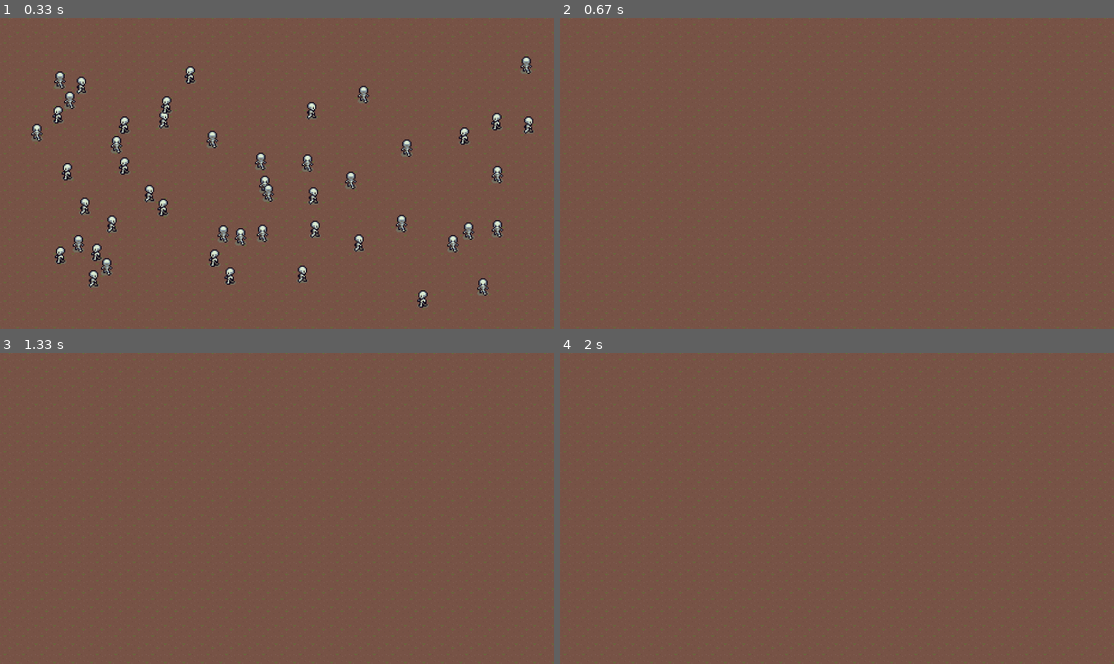
Above: before the commit, frames 1-4 (two rows, left to right).
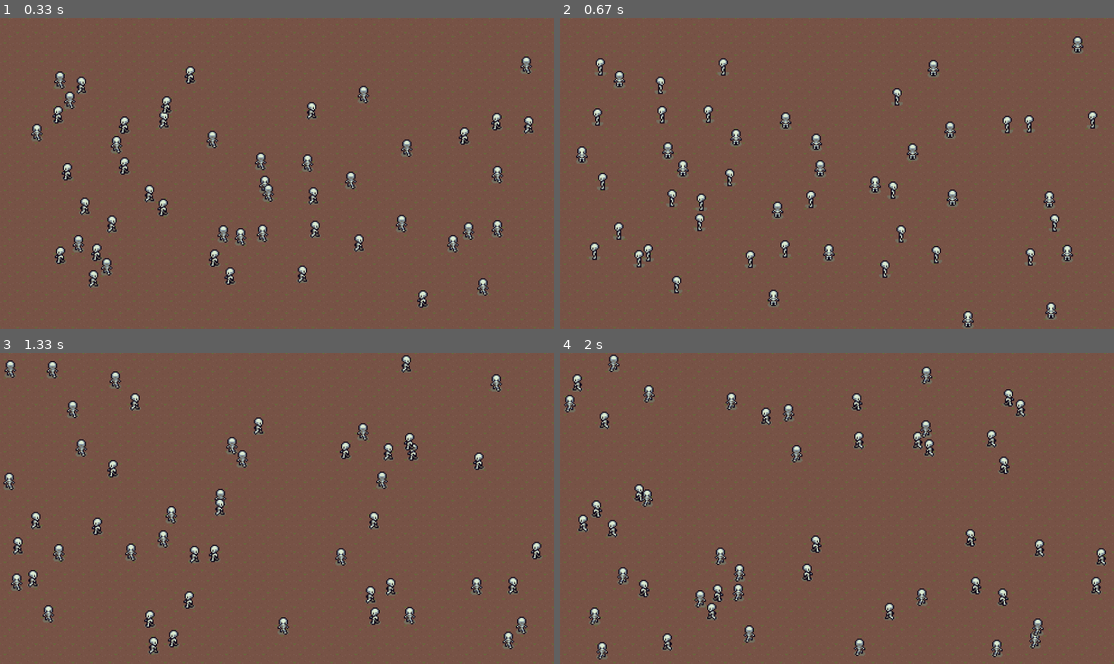
Above: after the commit, the same moments.

Repository: emwjacobson/Pygame
Game: pygame game, started from main.py
The game is run twice, just before and just after one commit, with the same random seed, the same clock (stepped at 60 frames per second) and the same inputs.
Inputs:
- Up to frame 1 (0.33 s): no input
- Up to frame 2 (0.67 s): hold P from 0.33 s (still down)
- Up to frame 3 (1.33 s): release P at 0.87 s
- Up to frame 4 (2 s): no input

Frame 1 is identical in both runs. In frame 2, 4.0% of the frame differs, in the area x 2-98%, y 5-100%; in frame 3, 4.2%; in frame 4, 4.2%, in the area x 0-99%, y 0-99%.

Commit message:
Moved from seperate x,y variables to a pos list.

Diff:
--- a/entity/baseentity.py
+++ b/entity/baseentity.py
@@ -3,31 +3,29 @@
 
 
 class BaseEntity:
-    _x: int
-    _y: int
+    _pos: list
     _speed: int
     _angle: int
     _entity_surface: pygame.Surface
     _counter: float
 
-    def __init__(self, x=0, y=0, angle=0, speed=0):
-        self._x = x
-        self._y = y
+    def __init__(self, pos=[0, 0], angle=0, speed=0):
+        self._pos = pos
         self._angle = angle
         self._speed = speed
         self._counter = 0
 
     def get_x(self):
-        return self._x
+        return self._pos[0]
+
+    def get_y(self):
+        return self._pos[1]
 
     def set_x(self, x):
-        self._x = x
+        self._pos[0] = x
 
     def set_y(self, y):
-        self._y = y
-
-    def get_y(self):
-        return self._y
+        self._pos[1] = y
 
     def get_width(self):
         return self._entity_surface.get_width()
@@ -54,10 +52,7 @@
         return self._angle
 
     def handle_events(self, events, world):
-        for e in events:
-            if e.type == pygame.KEYDOWN:
-                if e.key == pygame.K_p:
-                    e = world.get_entities().clear()
+        pass
 
     def update(self, micro, world):
         self._counter = (self._counter + micro) % 1
--- a/entity/skeleton.py
+++ b/entity/skeleton.py
@@ -16,8 +16,8 @@
         RIGHT = 7
         UP = 10
 
-    def __init__(self, x=0, y=0, angle=0, speed=0):
-        super().__init__(x, y, angle, speed)
+    def __init__(self, pos=(0, 0), angle=0, speed=0):
+        super().__init__(pos, angle, speed)
         self._sprite_map = SpriteLoader.load_sheet(settings.TEXTURE_DIR + "characters.png", 16, 16, 144, 0, 3, 4, 2)
         self._cur_dir = self.Positons.DOWN
         self._cur_dir_mod = 0
@@ -27,21 +27,21 @@
         self._angle += random.randint(-5, 5)
         dx = math.cos(math.radians(self._angle)) * self._speed
         dy = math.sin(math.radians(self._angle)) * self._speed
-        self._x += dx * micro
-        self._y += dy * micro
+        self._pos[0] += dx * micro
+        self._pos[1] += dy * micro
 
-        if self._x + self._sprite_map[0].get_width() >= world.get_width():
+        if self.get_x() + self._sprite_map[0].get_width() >= world.get_width():
             self.set_angle(180 - self._angle)
-            self._x = world.get_width() - self._sprite_map[0].get_width()
-        elif self._x <= 0:
+            self.set_x(world.get_width() - self._sprite_map[0].get_width())
+        elif self.get_x() <= 0:
             self.set_angle(180 - self._angle)
-            self._x = 0
-        if self._y <= 0:
+            self.set_x(0)
+        if self.get_y() <= 0:
             self.set_angle(360 - self._angle)
-            self._y = 0
-        elif self._y + self._sprite_map[0].get_height() >= world.get_height():
+            self.set_y(0)
+        elif self.get_y() + self._sprite_map[0].get_height() >= world.get_height():
             self.set_angle(360 - self._angle)
-            self._y = world.get_height() - self._sprite_map[0].get_height()
+            self.set_y(world.get_height() - self._sprite_map[0].get_height())
 
         if self._counter > 0.75:
             self._cur_dir_mod = -1
@@ -62,4 +62,4 @@
             self._cur_dir = self.Positons.DOWN
 
     def render(self, surface: pygame.Surface):
-        surface.blit(self._sprite_map[self._cur_dir.value + self._cur_dir_mod], (self._x, self._y))
+        surface.blit(self._sprite_map[self._cur_dir.value + self._cur_dir_mod], self._pos)
--- a/worlds/baseworld.py
+++ b/worlds/baseworld.py
@@ -9,7 +9,7 @@
     _x: int
     _y: int
 
-    def __init__(self, width=500, height=500, pos=(0, 0)):
+    def __init__(self, width=500, height=500, pos=[0, 0]):
         """Initializes a new BaseWorld. Worlds are made up of 2 layers, a
         background surface and an entity surface. Like it sounds, background
         textures go on the background_surface, and entities on the entity_surface.
@@ -29,8 +29,7 @@
         #
         self._width = width
         self._height = height
-        self._x = pos[0]
-        self._y = pos[1]
+        self._pos = pos
         self._entities = []
         self._background_surface = pygame.Surface((self._width, self._height))
         self._entity_surface = pygame.Surface((self._width, self._height), flags=pygame.SRCALPHA)
@@ -75,4 +74,4 @@
 
         f_world.blit(self._entity_surface, (0, 0))
 
-        screen.blit(f_world, (self._x, self._y))
+        screen.blit(f_world, self._pos)
--- a/worlds/dirtworld.py
+++ b/worlds/dirtworld.py
@@ -7,7 +7,7 @@
 
 
 class DirtWorld(BaseWorld):
-    def __init__(self, width=500, height=500, pos=(0, 0)):
+    def __init__(self, width=500, height=500, pos=[0, 0]):
         super().__init__(width, height, pos)
 
     def init_background(self):
@@ -18,5 +18,5 @@
 
     def populate_world(self):
         for i in range(50):
-            self._entities.append(Skeleton(random.randint(50, self._width - 50), random.randint(80, self._height - 80),
+            self._entities.append(Skeleton([random.randint(50, self._width - 50), random.randint(80, self._height - 80)],
                                   random.randint(0, 360), random.randint(100, 150)))
